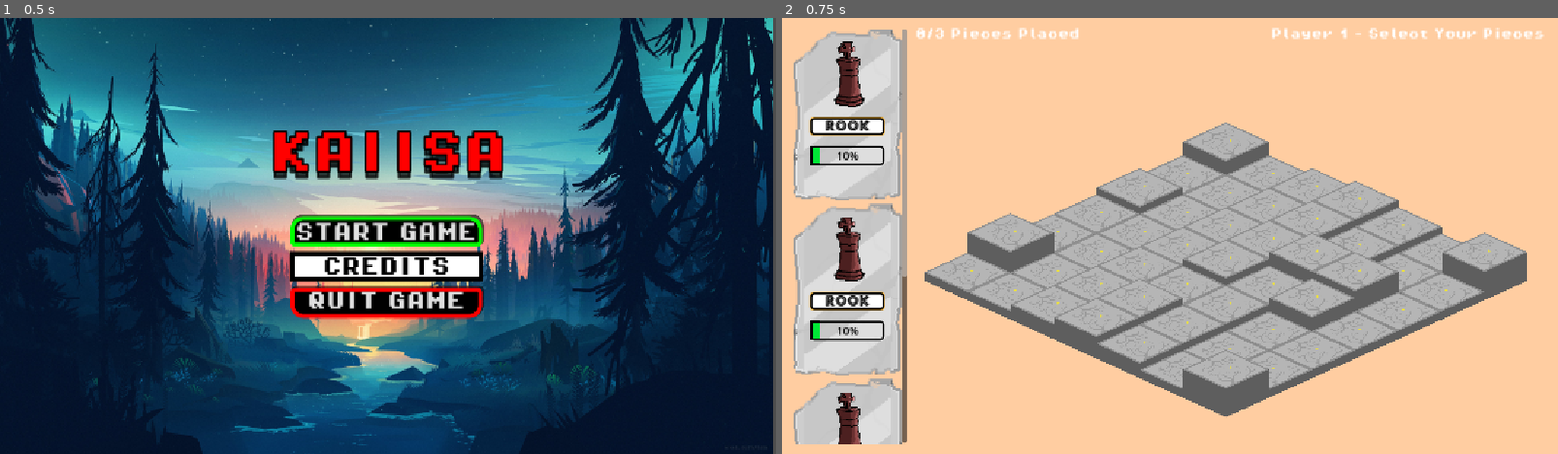
Above: before the commit, frames 1-2 (left to right).
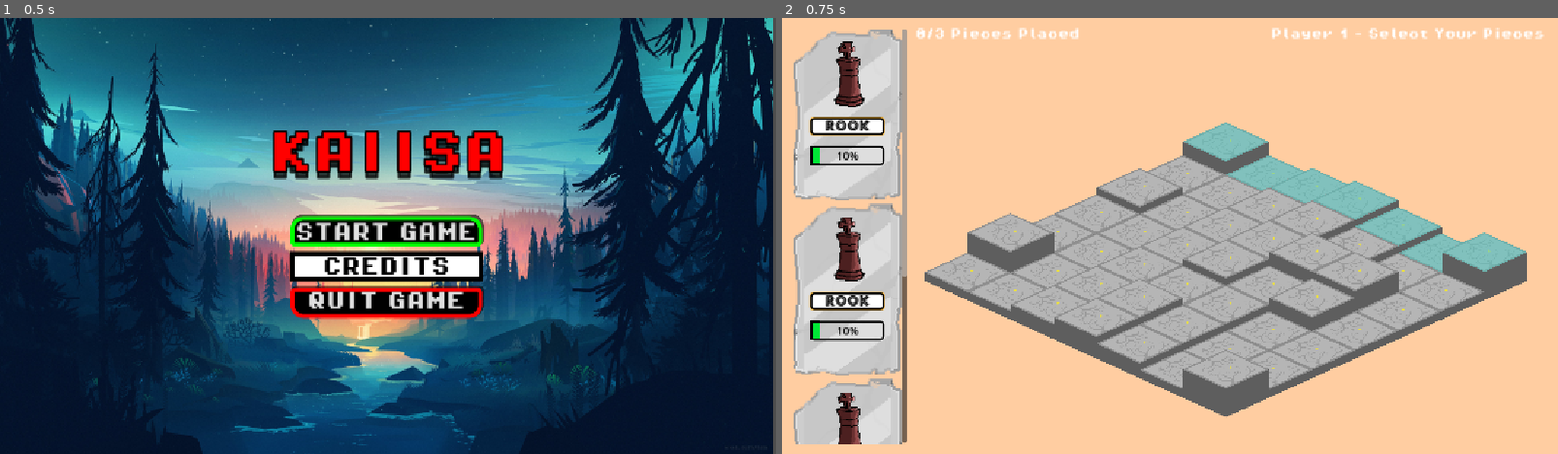
Above: after the commit, the same moments.

Repository: Caiisa-Games/caiisa
Game: Godot game, scene res://scenes/main_menu.tscn
The game is run twice, just before and just after one commit, with the same random seed, the same clock (stepped at 60 frames per second) and the same inputs.
Inputs:
- Up to frame 1 (0.5 s): no input
- Up to frame 2 (0.75 s): click "START GAME" at 0.5 s

Frame 1 is identical in both runs. In frame 2, 3.1% of the frame differs, in the area x 51-96%, y 24-59%.

Commit message:
added row highlight

Diff:
--- a/scenes/board.gd
+++ b/scenes/board.gd
@@ -71,6 +71,18 @@
 
 func get_tile_at(grid_pos: Vector2i) -> Tile:
 	return tiles.get(grid_pos)
+
+func highlight_valid_row(player: int) -> void:
+	clear_all_highlights()
+
+	var valid_tiles = get_valid_placement_tiles(player)
+	for tile in valid_tiles:
+		tile.set_placement_highlight(true)
+
+
+func clear_all_highlights() -> void:
+	for tile in tiles.values():
+		tile.set_placement_highlight(false)
 
 func generate() -> void:
 	var container = $TileContainer
--- a/scenes/piece_selection.gd
+++ b/scenes/piece_selection.gd
@@ -19,6 +19,7 @@
 
 func _ready() -> void:
 	board.set_mode(BoardManager.Mode.PREVIEW)
+	board.highlight_valid_row(current_player)
 	board.tile_clicked.connect(_on_board_tile_clicked)
 
 	start_button.visible = false
@@ -44,6 +45,7 @@
 
 
 func _on_card_selected(card: Card) -> void:
+	board.highlight_valid_row(current_player)
 	for child in card_flow.get_children():
 		if child is Card and child != card:
 			child.deselect()
@@ -84,6 +86,7 @@
 	)
 
 	if success:
+		board.highlight_valid_row(current_player)
 		_handle_successful_placement(selected_card, tile)
 
 
@@ -136,13 +139,11 @@
 
 
 func _finish_player_placement() -> void:
-	if current_player == 1:
-		start_button.disabled = false
-		start_button.visible = true
-	else:
-		start_button.disabled = false
-		start_button.visible = true
-		_update_ui()
+	board.clear_all_highlights()
+	start_button.disabled = false
+	start_button.visible = true
+	_update_ui()
+	if current_player == 2:
 		player_turn_label.text = "Both players ready!"
 
 
--- a/scenes/tile.gd
+++ b/scenes/tile.gd
@@ -3,6 +3,7 @@
 
 @export var grid_position: Vector2i = Vector2i.ZERO
 @export var height_level: int = 0
+@export var highlight_color: Color = Color("#4ECDC4")
 
 signal tile_clicked(grid_pos: Vector2i)
 
@@ -12,10 +13,13 @@
 var height_label: Label
 var occupant_node: Sprite2D
 var area_2d = Area2D
+var highlight_sprite: Polygon2D
 
 var occupant: PieceData = null
 var occupant_player: int = 0
 var is_interactive: bool = false
+var is_highlighted: bool = false
+
 
 func init() -> void:
 	base_container = $BaseContainer
@@ -24,6 +28,10 @@
 	height_label = $HeightLabel
 	occupant_node = $Occupant/Sprite2D
 	area_2d = $Area2D
+	highlight_sprite = $HighlightSprite
+
+	if highlight_sprite:
+		highlight_sprite.visible = false
 
 	_update_visuals()
 
@@ -65,11 +73,17 @@
 	var height_offset := height_level * 10
 	height_sprite.position.y = -height_offset
 	area_2d.position.y = -height_offset
+	highlight_sprite.position.y = -height_offset
 	occupant_node.position.y = -height_offset - 44
 
 	height_label.text = str(height_level)
 	#height_label.visible = false
 
+func set_placement_highlight(enabled: bool) -> void:
+	is_highlighted = enabled
+	if highlight_sprite:
+		highlight_sprite.visible = enabled
+
 func _on_area_2d_input_event(viewport: Node, event: InputEvent, shape_idx: int) -> void:
 	if event is InputEventMouseButton:
 		if event.button_index == MOUSE_BUTTON_LEFT and event.pressed:
--- a/scenes/tile.tscn
+++ b/scenes/tile.tscn
@@ -30,6 +30,11 @@
 offset_bottom = 51.0
 metadata/_edit_use_anchors_ = true
 
+[node name="HighlightSprite" type="Polygon2D" parent="."]
+visible = false
+color = Color(0.30588236, 0.8039216, 0.76862746, 0.5019608)
+polygon = PackedVector2Array(0, -32, 64, -3, 0, 26, -64, -3)
+
 [node name="Area2D" type="Area2D" parent="."]
 
 [node name="CollisionPolygon2D" type="CollisionPolygon2D" parent="Area2D"]
